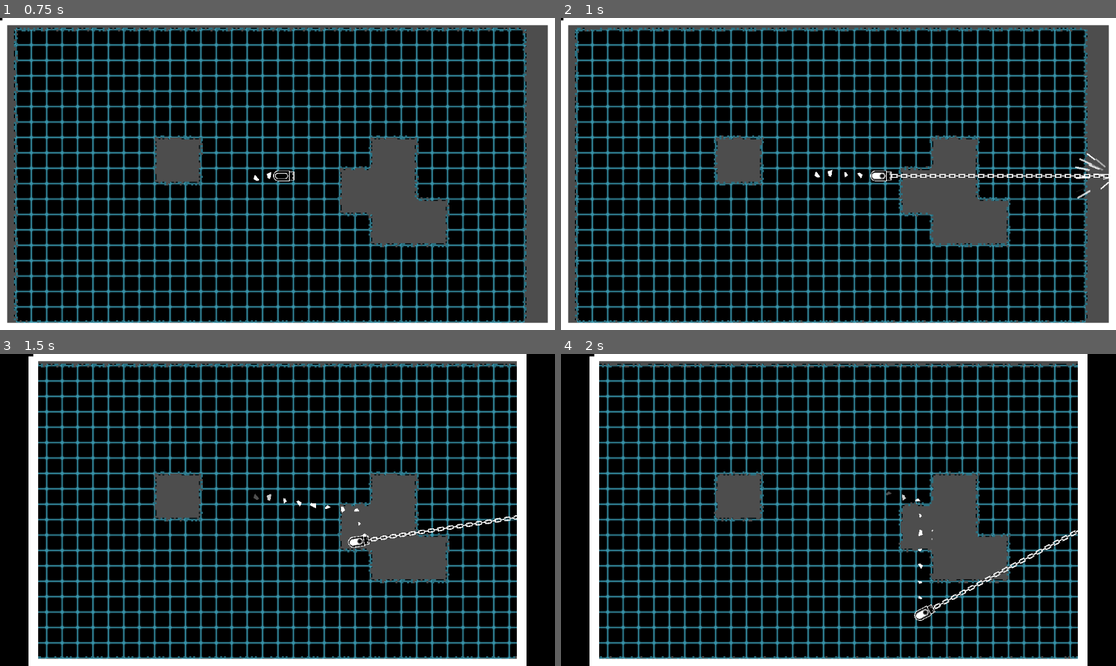
Above: before the commit, frames 1-4 (two rows, left to right).
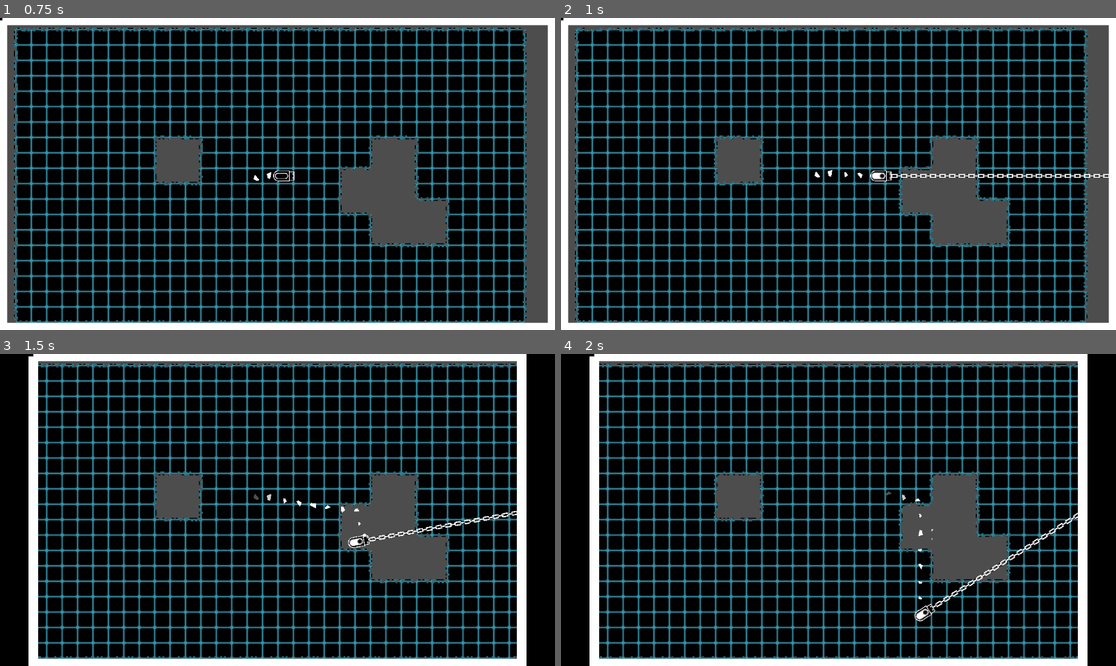
Above: after the commit, the same moments.

Repository: SomeSortOfSam/Hardest_Drive
Game: Godot game, scene res://scenes/gamplay.tscn
Same seed, same stepped clock (60 frames per second), same inputs: the game is played once before the commit and once after it. The engine's default icon, where the game draws it, is replaced by a stand-in: a white triangle on a blue panel in a dark square.
Inputs (mouse positions are in pixels of both pictures, inside the frame that each line leads up to):
- Up to frame 1 (0.75 s): move the mouse to (399, 158) at 0.52 s; hold D (player_right) from 0.53 s (still down); click (399, 158) at 0.67 s
- Up to frame 2 (1 s): keep holding D (player_right)
- Up to frame 3 (1.5 s): move the mouse to (166, 525) at 1.27 s; release D (player_right) at 1.28 s; hold S (player_down) from 1.28 s (still down); click (166, 525) at 1.42 s
- Up to frame 4 (2 s): keep holding S (player_down)

Frame 1 is identical in both runs. In frame 2, 0.1% of the frame differs, in the area x 92-99%, y 43-58%; in frame 3, 0.5%; in frame 4, 0.7%, in the area x 63-94%, y 50-86%.

Commit message:
Fixed chain not moving with border

Diff:
--- a/scripts/player.gd
+++ b/scripts/player.gd
@@ -66,6 +66,14 @@
 			pull_requested.connect(harpoon_target._on_player_pull_requested)
 	else:
 		pull_requested.emit(harpoon_direction)
+		var rotation = harpoon_direction
+		if rotation < 0:
+			rotation = TAU + rotation
+		rotation = fmod(rotation + (PI/2),TAU)
+		rotation = deg_to_rad(round(rad_to_deg(rotation)))
+		var transition := Vector2(cos(rotation), sin(rotation))
+		transition *= Vector2(get_parent().tile_set.tile_size)
+		while_harpoon_out(to_global(chain.points[0]) + transition)
 		animator.play("Pull")
 
 func add_hit_fx():
@@ -73,6 +81,8 @@
 	harpoon_hit.emitting = true
 
 func while_harpoon_out(target):
+	if harpoon_tween:
+		harpoon_tween.kill()
 	harpoon_tween = create_tween()
 	harpoon_tween.tween_callback(func(): rotation = target.angle_to_point(global_position) - PI/2)
 	harpoon_tween.tween_callback(func(): chain.points[0] = to_local(target))
